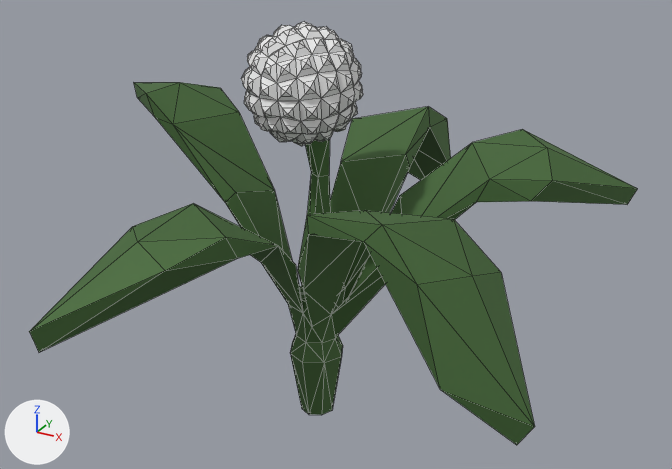
What one commit did to the Blender file PotionGame/Assets/Prefabs/Pickups/Models/Ginseng/ginseng.blend.
Camera for both pictures: a camera (50 mm lens) standing at (0.646, -1.146, 0.849) and looking at (0.0, 0.029, 0.262). The lights are fixed; the arrows at lower left show +X, +Y and +Z. Mesh edges are drawn as thin lines.

Script lines for the objects in view, before the commit:
```python
me_cube_001 = bpy.data.meshes.new('Cube.001')
me_cube_001.from_pydata(...)  # 577 vertices, 773 faces; spans x -1.85..1.85, y -1.85..1.85, z -1.85..1.85
me_cube_001.polygons.foreach_set('use_smooth', [True] * 773)
me_cube_001.materials.append(mat_berriesmat)  # white #e7e7e7
me_mesh = bpy.data.meshes.new('Mesh')
me_mesh.from_pydata(...)  # 139 vertices, 267 faces; spans x -42.8..42.8, y 0.0..52.1, z -41.7..41.7
me_mesh.materials.append(mat_plantmat)  # picture img_file3
ob_berries = bpy.data.objects.new('Berries', me_cube_001)
ob_berries.location = (0.004, -0.072, 0.525)
ob_berries.rotation_euler = (0.0802, 0.000436, -0.706)  # degrees (4.6, 0, -40)
ob_berries.scale = (0.0436, 0.0436, 0.0436)
ob_sm_env_plant_04 = bpy.data.objects.new('SM_Env_Plant_04', me_mesh)
ob_sm_env_plant_04.location = (0.0, 0.0, 0.0)
ob_sm_env_plant_04.rotation_euler = (1.571, 0.0, 0.0)  # degrees (90, 0, 0)
ob_sm_env_plant_04.scale = (0.01, 0.01, 0.01)
```
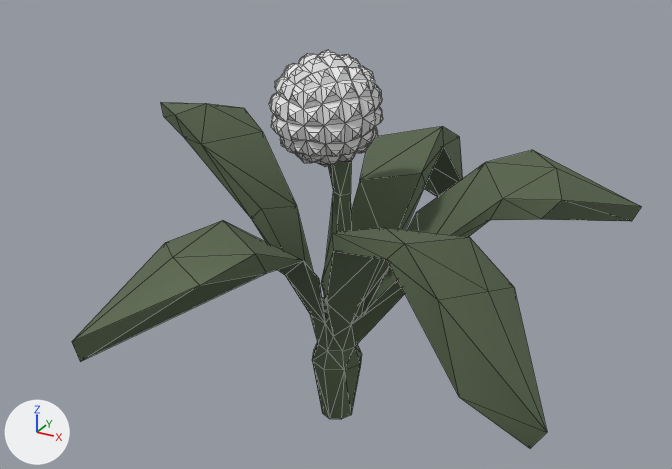
Boxes (x1, y1, x2, y2) around the edits, measured in the pictures (672 x 469 px; the box of a moved part takes in the faces that stretch with it):
'SM_Env_Plant_04', reshaped, moved, turned, rescaled
    before: (29, 82, 638, 445)
    after: (72, 50, 642, 448)
'Berries', deleted
    before: (241, 21, 363, 146)
part 1 of me_mesh, moved or reshaped
    before: (29, 82, 638, 445)
    after: (72, 102, 642, 448)
part 2 of me_mesh, moved or reshaped
    before: (305, 139, 331, 215)
    after: (324, 161, 352, 301)
part 3 of me_mesh, added
    after: (269, 50, 383, 167)

Patch to the scene script:
```diff
--- a/PotionGame/Assets/Prefabs/Pickups/Models/Ginseng/ginseng.blend.py
+++ b/PotionGame/Assets/Prefabs/Pickups/Models/Ginseng/ginseng.blend.py
@@ me_mesh @@
 # used by ob_sm_env_plant_04; location = (0.0, 0.0, 0.0); rotation_euler = (1.571, 0.0, 0.0), in degrees (90, 0, 0); scale = (0.01, 0.01, 0.01)
-me_mesh.from_pydata(...)  # 139 vertices, 267 faces; spans x -42.8..42.8, y 0.0..52.1, z -41.7..41.7
+me_mesh.from_pydata(...)  # 716 vertices, 1040 faces; spans x -9.8..10.8, y -9.6..9.5, z -12.1..1.9
+# me_mesh part 1: the loose piece of 122 vertices spanning x -42.8..42.8, y 0.0..46.8, z -41.7..41.7 is multiplied about its middle by the matrix ((0.175, 0.0, 0.149), (0.149, 0.018, -0.174), (-0.012, 0.229, 0.014)), then moved by (-1.1, -22.7, -6.8)
+# me_mesh part 2: the loose piece of 16 vertices spanning x -1.3..4.3, y 17.1..46.0, z 2.9..8.5 is multiplied about its middle by the matrix ((0.175, 0.0, 0.149), (0.149, 0.018, -0.174), (-0.012, 0.229, 0.014)), then moved by (-1.5, -31.5, -10.6)
+# me_mesh part 3: a new loose piece of 577 vertices spanning x -1.9..1.9, y -1.9..1.9, z -1.9..1.9, in mat_berriesmat (white #e7e7e7)
+# me_mesh part 4: the surface is now shaded smooth
 me_mesh.materials.append(mat_plantmat)
+me_mesh.materials.append(mat_berriesmat)  # white #e7e7e7
@@ ob_sm_env_plant_04 @@
 ob_sm_env_plant_04 = bpy.data.objects.new('SM_Env_Plant_04', me_mesh)
-ob_sm_env_plant_04.location = (0.0, 0.0, 0.0)
-ob_sm_env_plant_04.rotation_euler = (1.571, 0.0, 0.0)  # degrees (90, 0, 0)
-ob_sm_env_plant_04.scale = (0.01, 0.01, 0.01)
+ob_sm_env_plant_04.location = (0.0, 0.0, 0.472)
+ob_sm_env_plant_04.rotation_euler = (0.0802, 0.000436, -0.706)  # degrees (4.6, 0, -40)
+ob_sm_env_plant_04.scale = (0.0436, 0.0436, 0.0436)
@@ ob_berries @@
-ob_berries = bpy.data.objects.new('Berries', me_cube_001)
-ob_berries.location = (0.004, -0.072, 0.525)
-ob_berries.rotation_euler = (0.0802, 0.000436, -0.706)  # degrees (4.6, 0, -40)
-ob_berries.scale = (0.0436, 0.0436, 0.0436)
```
